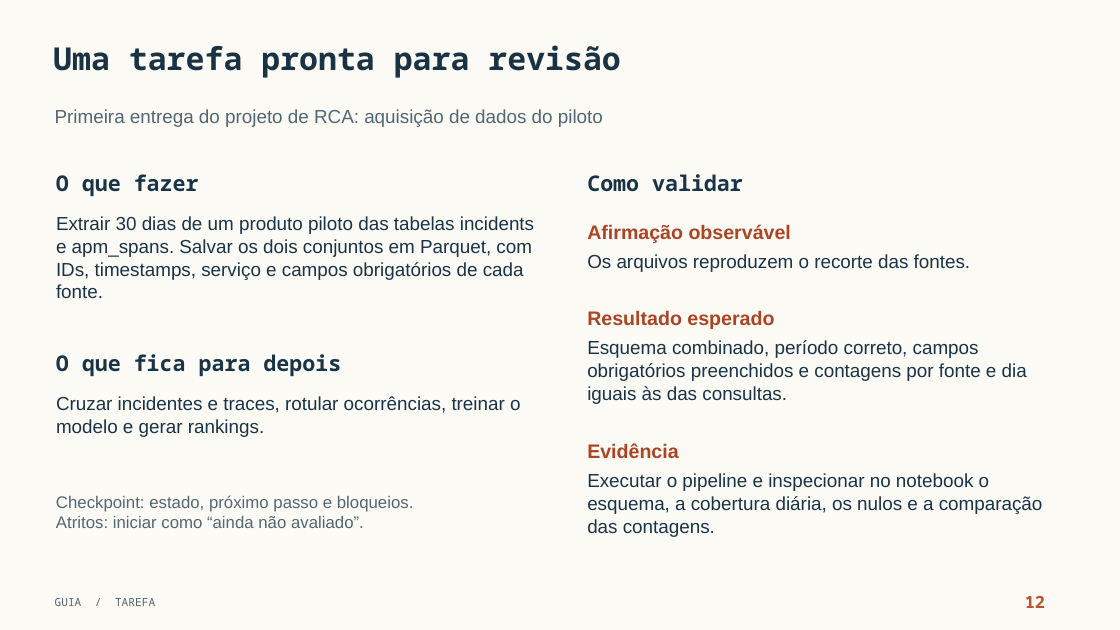
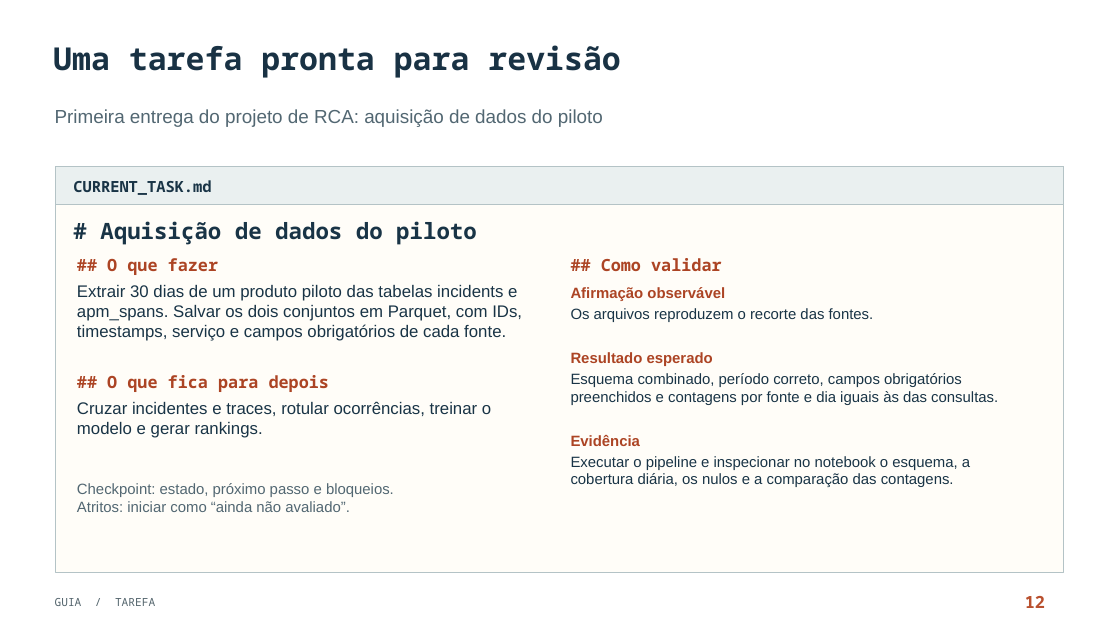
Before and after one commit to wjohnnyhonorato/readings, a slide deck: slide 11 of projects/SDD-Fast/sdd-fast-guia-ilustrado-v4.pptx (slide 12 before the commit). Drawn at 1120x630 pixels with LibreOffice and Linux fonts; fonts in the diff are those of the drawing; background and template pictures are left out. Boxes give left, top, right and bottom in pixels: in the first picture for what was removed or moved away, otherwise in the second. Text is boxed around its words. In the diff, an @@ line names an element or a change of style, - is before the commit and + after.

```diff
--- a/projects/SDD-Fast/sdd-fast-guia-ilustrado-v4.pptx
+++ b/projects/SDD-Fast/sdd-fast-guia-ilustrado-v4.pptx
@@ rectangle added at (56,167,1064,572), fill #FFFDF8, outline #B4C3C6 1.05 pt @@
@@ rectangle added at (56,167,1064,204), fill #EAF0F0, outline #B4C3C6 1.05 pt @@
@@ text added at (73,180,211,195), 16.5 pt, text #193446, bold @@
+CURRENT_TASK.md
@@ text added at (100,221,477,245), 24 pt, text #193446, bold @@
+# Aquisição de dados do piloto
@@ text at (107,258,218,275): text changed; size 23.2 to 18 pt; text colour #193446 to #AC4424 @@
-O que fazer
+## O que fazer
@@ vertical alignment top to middle in 3 elements at (107,375,329,392), (107,258,218,275), (601,258,722,271) @@
@@ text at (601,258,722,271): text changed; size 23.2 to 18 pt; text colour #193446 to #AC4424 @@
-Como validar
+## Como validar
@@ text "Extrair 30 dias de um ..." at (77,285,522,341): size 20.2 to 18 pt @@
@@ text "Extrair 30 dias de um ...": place and size @@
-text "Extrair 30 dias de um ..." at (56,216,534,298)
+text "Extrair 30 dias de um ..." at (77,285,522,341)
@@ size 21 to 16 pt; vertical alignment top to middle in 3 elements at (571,435,640,446), (571,352,713,366), (571,287,725,301) @@
@@ text "Afirmação observável": place and size @@
-text "Afirmação observável" at (587,224,791,243)
+text "Afirmação observável" at (571,287,725,301)
@@ size 20.2 to 16 pt in 3 elements at (571,373,998,405), (571,456,970,487), (571,308,874,322) @@
@@ text "Os arquivos reproduzem o recorte ...": place and size @@
-text "Os arquivos reproduzem o recorte ..." at (587,254,970,272)
+text "Os arquivos reproduzem o recorte ..." at (571,308,874,322)
@@ text "Resultado esperado": place and size @@
-text "Resultado esperado" at (587,310,774,329)
+text "Resultado esperado" at (571,352,713,366)
@@ text at (107,375,329,392): text changed; size 23.2 to 18 pt; text colour #193446 to #AC4424 @@
-O que fica para depois
+## O que fica para depois
@@ text "Esquema combinado, período correto, campos ...": place and size @@
-text "Esquema combinado, período correto, campos ..." at (587,340,1027,404)
+text "Esquema combinado, período correto, campos ..." at (571,373,998,405)
@@ text "Cruzar incidentes e traces, rotular ...": place and size @@
-text "Cruzar incidentes e traces, rotular ..." at (56,396,520,437)
+text "Cruzar incidentes e traces, rotular ..." at (77,401,491,438)
@@ text "Cruzar incidentes e traces, rotular ..." at (77,401,491,438): size 20.2 to 18 pt @@
@@ text "Evidência": place and size @@
-text "Evidência" at (587,443,678,458)
+text "Evidência" at (571,435,640,446)
@@ text "Executar o pipeline e inspecionar ...": place and size @@
-text "Executar o pipeline e inspecionar ..." at (587,473,1043,537)
+text "Executar o pipeline e inspecionar ..." at (571,456,970,487)
@@ text "Checkpoint: estado, próximo passo e ...": place and size @@
-text "Checkpoint: estado, próximo passo e ..." at (56,495,414,528)
+text "Checkpoint: estado, próximo passo e ..." at (77,483,394,512)
@@ text "Checkpoint: estado, próximo passo e ..." at (77,483,394,512): size 18 to 16 pt @@
```
Also in this commit, not shown: 8 other slides changed.
